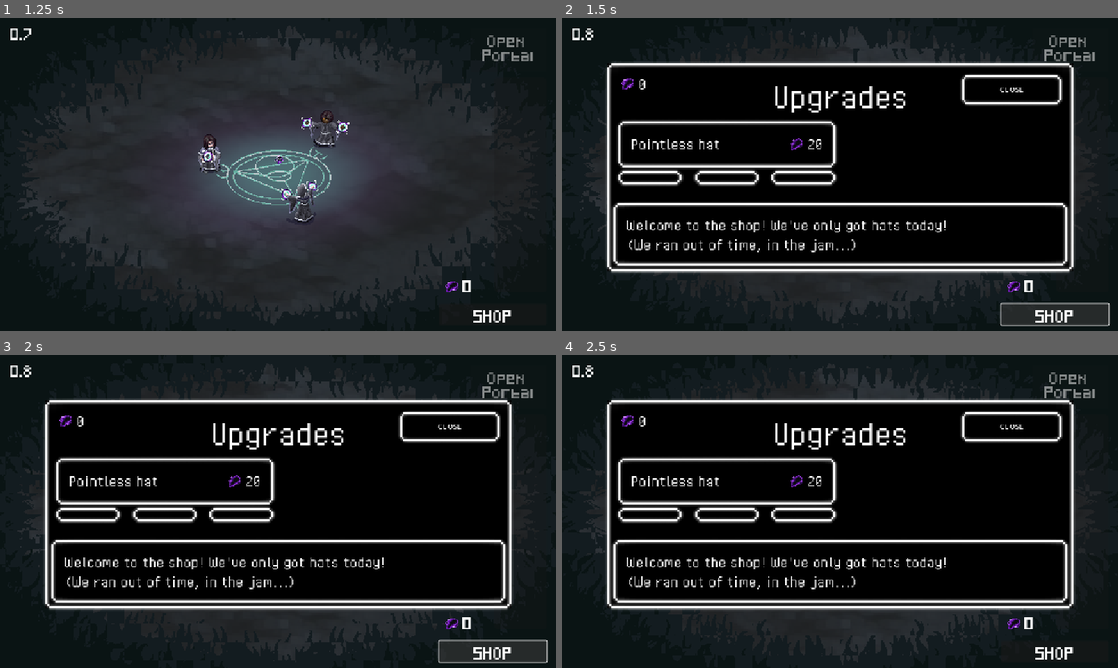
Above: before the commit, frames 1-4 (two rows, left to right).
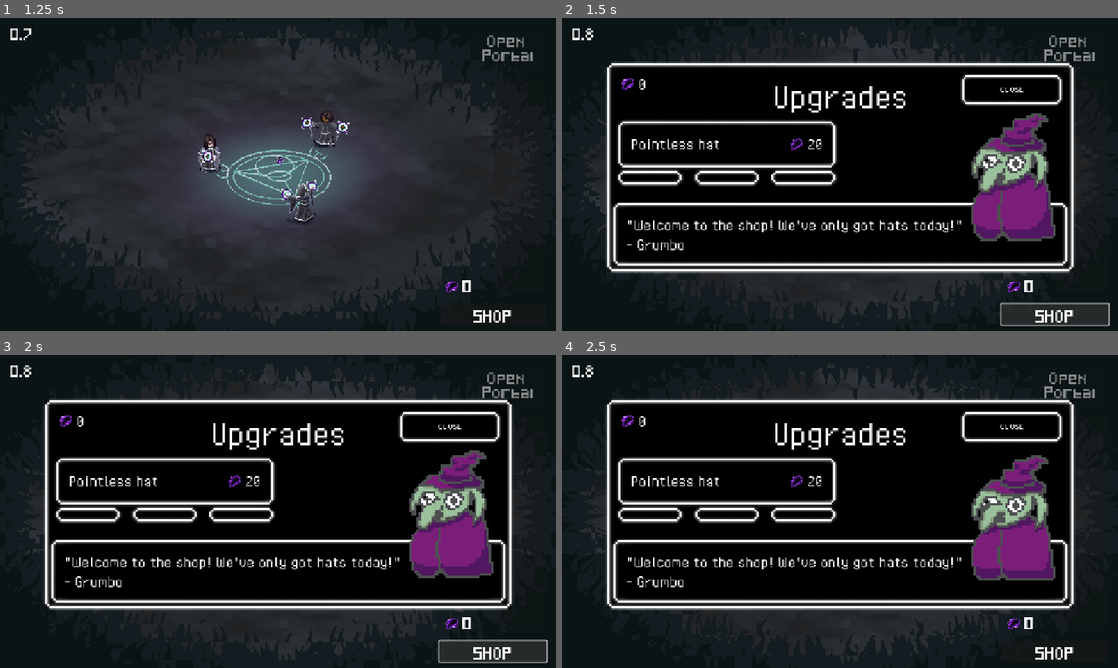
Above: after the commit, the same moments.

Repository: alifeee/loop
Game: Godot game, scene res://scenes/main.tscn
The game is run twice, just before and just after one commit, with the same random seed, the same clock (stepped at 60 frames per second) and the same inputs. The engine's default icon, where the game draws it, is replaced by a stand-in: a white triangle on a blue panel in a dark square.
Inputs (mouse positions are in pixels of both pictures, inside the frame that each line leads up to):
- Up to frame 1 (1.25 s): click "Start" at 0.5 s
- Up to frame 2 (1.5 s): click "SHOP" at 1.25 s
- Up to frame 3 (2 s): no input
- Up to frame 4 (2.5 s): click (728, 489) at 2 s

Frame 1 is identical in both runs. In frame 2, 5.8% of the frame differs, in the area x 11-89%, y 30-75%; in frame 3, 5.8%; in frame 4, 5.8%.

Commit message:
feat: grumbo

Diff:
--- a/scenes/shop_ui.tscn
+++ b/scenes/shop_ui.tscn
@@ -7,6 +7,7 @@
 [ext_resource type="PackedScene" uid="uid://bdp6wh7aki3xb" path="res://scenes/shop_button.tscn" id="3_usj2y"]
 [ext_resource type="Texture2D" uid="uid://7mn7deb8je4q" path="res://assets/ui-element/Triangle.png" id="4_usj2y"]
 [ext_resource type="Texture2D" uid="uid://bp5fs4g8gmv4t" path="res://assets/non-animations/mote.png" id="5_bidp2"]
+[ext_resource type="Texture2D" uid="uid://dysost5cvoxck" path="res://assets/animations/GRUMBO/GRUMBO.png" id="7_obwu6"]
 
 [sub_resource type="Theme" id="Theme_18xnp"]
 
@@ -36,6 +37,28 @@
 expand_margin_bottom = 8.0
 region_rect = Rect2(0, 0, 112, 112)
 
+[sub_resource type="AtlasTexture" id="AtlasTexture_t3xdf"]
+atlas = ExtResource("7_obwu6")
+region = Rect2(0, 0, 64, 64)
+
+[sub_resource type="AtlasTexture" id="AtlasTexture_0yw5g"]
+atlas = ExtResource("7_obwu6")
+region = Rect2(0, 64, 64, 64)
+
+[sub_resource type="SpriteFrames" id="SpriteFrames_s287r"]
+animations = [{
+"frames": [{
+"duration": 1.0,
+"texture": SubResource("AtlasTexture_t3xdf")
+}, {
+"duration": 1.0,
+"texture": SubResource("AtlasTexture_0yw5g")
+}],
+"loop": true,
+"name": &"default",
+"speed": 3.0
+}]
+
 [node name="Control2" type="Control" node_paths=PackedStringArray("mote_count_label", "hat_button")]
 layout_mode = 3
 anchors_preset = 15
@@ -98,8 +121,8 @@
 offset_top = 24.0
 offset_right = 918.0
 offset_bottom = 106.0
-text = "Welcome to the shop! We've only got hats today!
-(We ran out of time, in the jam...)"
+text = "\"Welcome to the shop! We've only got hats today!\"
+- Grumbo"
 autowrap_mode = 2
 
 [node name="Control" parent="Main Modal Background/Description Panel" instance=ExtResource("3_usj2y")]
@@ -257,6 +280,12 @@
 grow_horizontal = 0
 text = "CLOSE"
 
+[node name="Sprite2D" type="AnimatedSprite2D" parent="Main Modal Background"]
+position = Vector2(831, 245)
+scale = Vector2(5, 5)
+sprite_frames = SubResource("SpriteFrames_s287r")
+autoplay = "default"
+
 [node name="TextureRect" type="TextureRect" parent="."]
 visible = false
 self_modulate = Color(1, 1, 1, 0.160784)
Binary file added: assets/animations/GRUMBO/GRUMBO.png
Not shown, added: assets/animations/GRUMBO/GRUMBO.png.import
Binary file added: assets/animations/GRUMBO/Grumbo flying(1).png
Not shown, added: assets/animations/GRUMBO/Grumbo flying(1).png.import
Not shown, added: assets/animations/GRUMBO/Grumbo flying.png.import
Not shown: 1 places in scenes/shop_button.tscn that only renumber resources
Not shown: 1 places in scenes/shop_ui.tscn that only renumber resources
Not shown, added: assets/animations/GRUMBO/s
